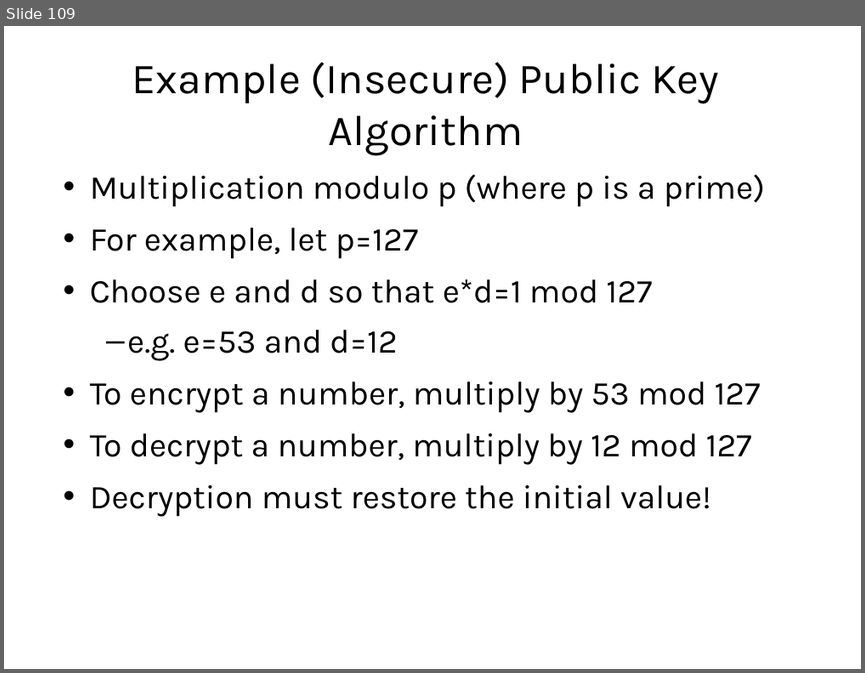
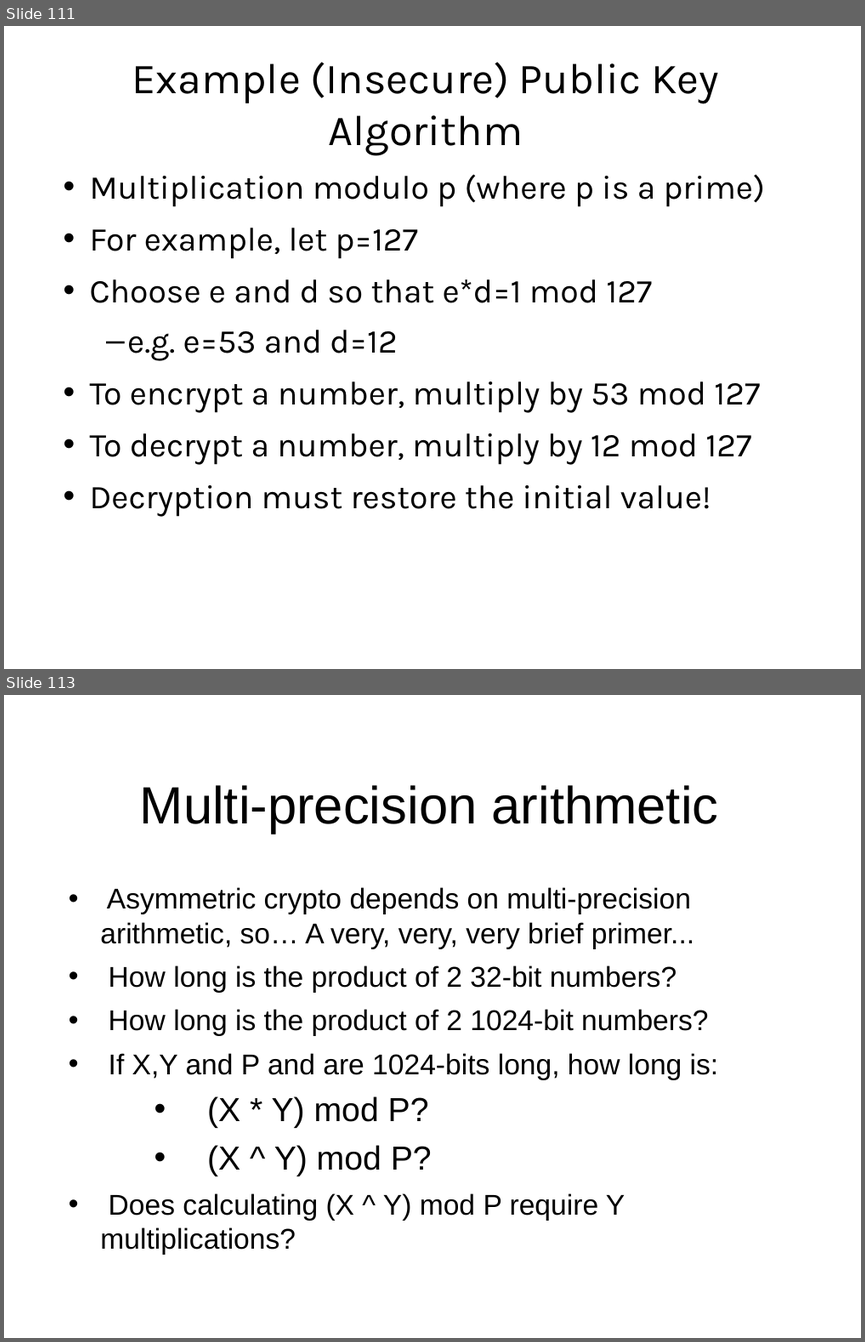
Before and after one commit to sftcd/cs7053, a slide deck: 2016lectures/03-crypto.ppt. Shown one above the other, each under a label of ours: slide 109 before the commit, slides 111 and 113 after it; the slides between them are not shown. The pictures are 865x673 and 865x1342 pixels, drawn with LibreOffice and Linux fonts; fonts in the diff are those of the drawing. Boxes give left, top, right and bottom in pixels: in the first picture for what was removed or moved away, otherwise in the second. Text is boxed around its words. In the diff, an @@ line names an element or a change of style, - is before the commit and + after.

```diff
--- a/2016lectures/03-crypto.ppt
+++ b/2016lectures/03-crypto.ppt
@@ slide 113 added at box(4, 695, 861, 1338), background #FFFFFF @@
@@ title added at box(140, 785, 719, 834), 44 pt, text #000000 @@
+Multi-precision arithmetic
@@ text added at box(100, 887, 719, 1254), 24 pt, text #000000 @@
+• Asymmetric crypto depends on multi-precision arithmetic, so… A very, very, very brief primer...
+• How long is the product of 2 32-bit numbers?
+• How long is the product of 2 1024-bit numbers?
+• If X,Y and P and are 1024-bits long, how long is:
+  • (X * Y) mod P?
+  • (X ^ Y) mod P?
+• Does calculating (X ^ Y) mod P require Y multiplications?
@@ what was slide 109 is now slide 111 @@
```
Also in this commit, not shown: 82 slides changed, 2 other slides added, 1 other file.
